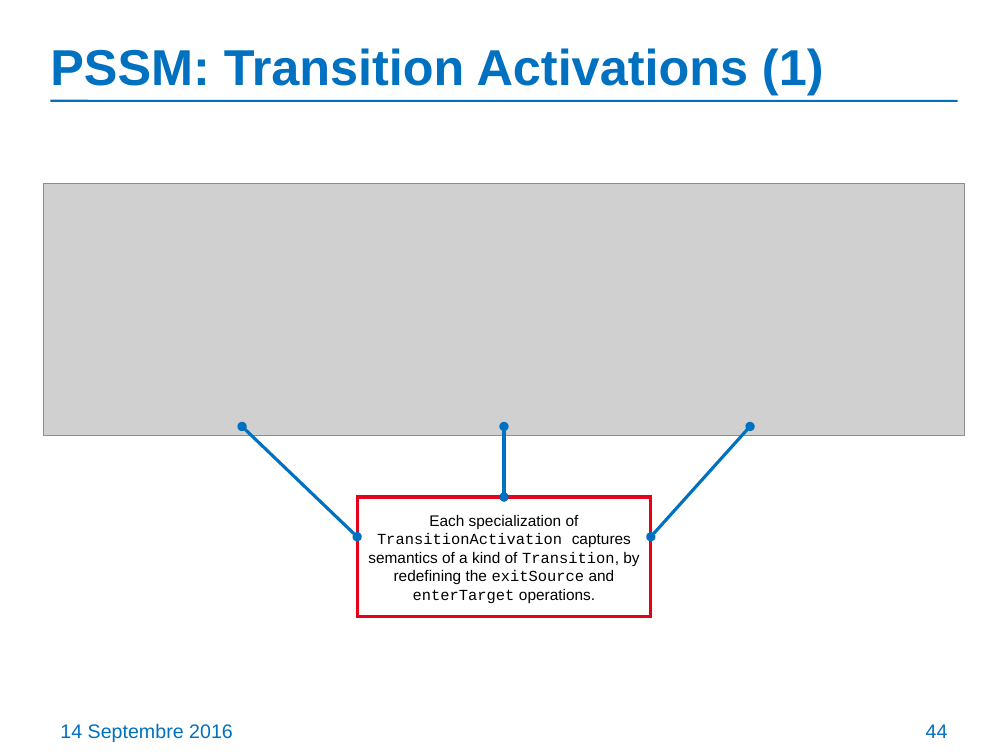
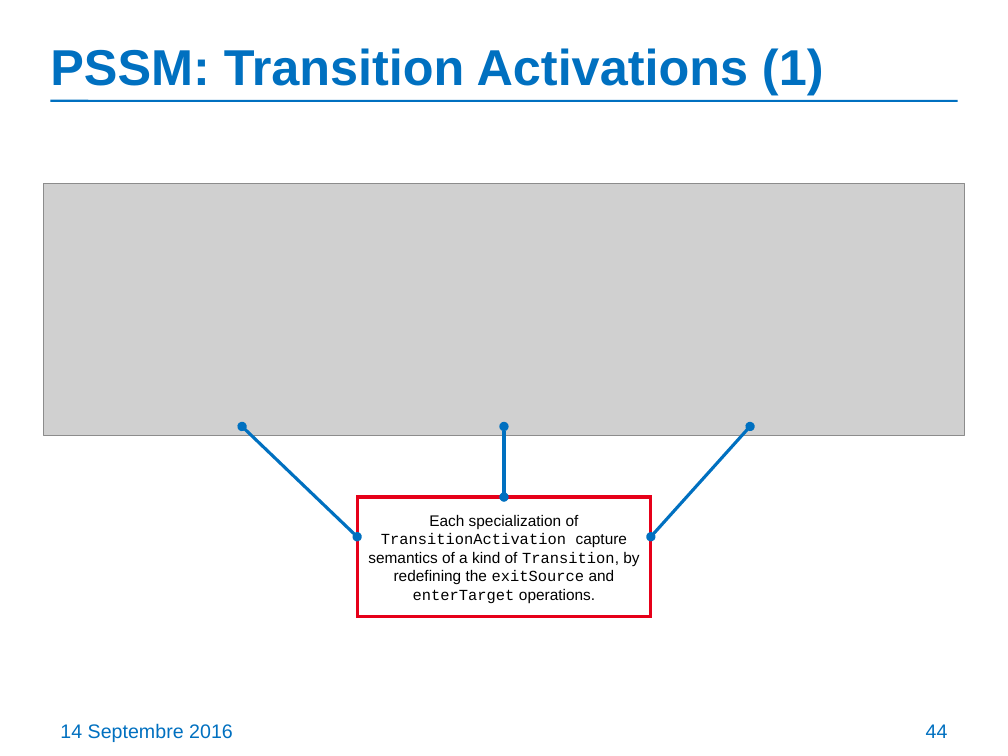
Before and after one commit to ModelDriven/PSSM, a slide deck: slide 44 of Presentations/201609-Chicago-Meeting/PSSM-initial-submission-update.pptx. Drawn at 1008x756 pixels with LibreOffice and Linux fonts; fonts in the diff are those of the drawing; grey boxes stand for pictures. Boxes give left, top, right and bottom in pixels: in the first picture for what was removed or moved away, otherwise in the second. Text is boxed around its words. In the diff, an @@ line names an element or a change of style, - is before the commit and + after.

Commit message:
Complete draft of the presentation of PSSM updates

```diff
--- a/Presentations/201609-Chicago-Meeting/PSSM-initial-submission-update.pptx
+++ b/Presentations/201609-Chicago-Meeting/PSSM-initial-submission-update.pptx
@@ text in rectangle at (368,515,639,603): text changed @@
-Each specialization of TransitionActivation captures semantics of a kind of Transition, by redefining the exitSource and enterTarget operations.
+Each specialization of TransitionActivation capture semantics of a kind of Transition, by redefining the exitSource and enterTarget operations.
```
Also in this commit, not shown: 15 other slides changed, 19 slides added, 1 slide removed.
